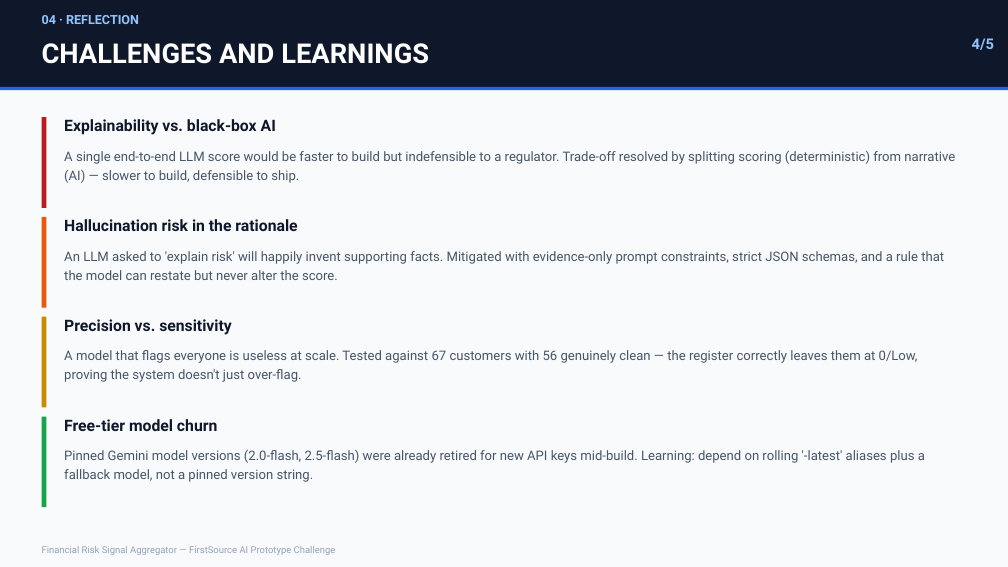
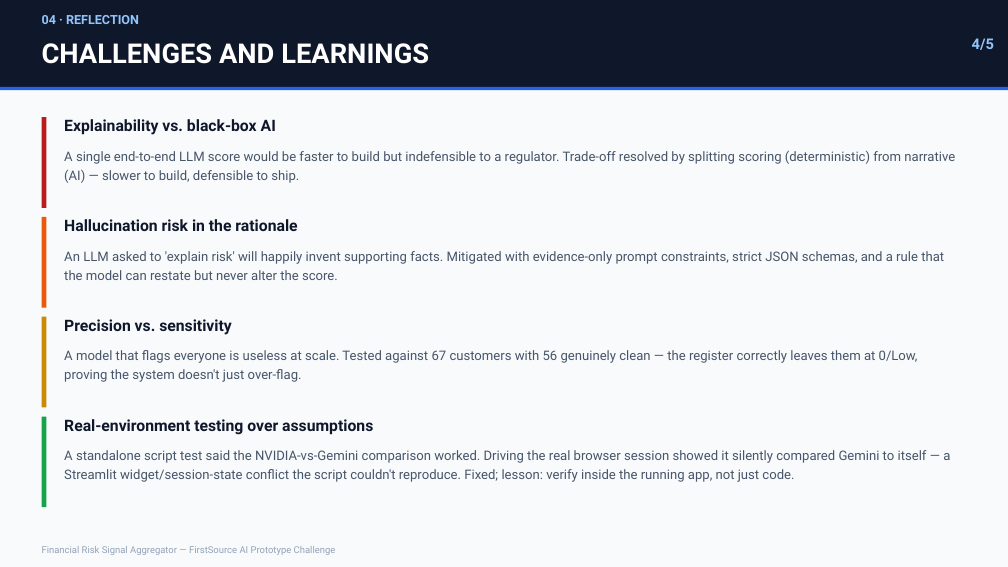
Before and after one commit to ramkumar03ace/Financial-Risk-Signal-Aggregator, a slide deck: slide 4 of docs/Financial_Risk_Signal_Aggregator_Deck.pptx. Drawn at 1008x567 pixels with LibreOffice and Linux fonts; fonts in the diff are those of the drawing. Boxes give left, top, right and bottom in pixels: in the first picture for what was removed or moved away, otherwise in the second. Text is boxed around its words. In the diff, an @@ line names an element or a change of style, - is before the commit and + after.

```diff
--- a/docs/Financial_Risk_Signal_Aggregator_Deck.pptx
+++ b/docs/Financial_Risk_Signal_Aggregator_Deck.pptx
@@ text at (x1=64, y1=419, x2=373, y2=435): text changed @@
-Free-tier model churn
+Real-environment testing over assumptions
@@ text at (x1=64, y1=450, x2=950, y2=482): text changed @@
-Pinned Gemini model versions (2.0-flash, 2.5-flash) were already retired for new API keys mid-build. Learning: depend on rolling '-latest' aliases plus a fallback model, not a pinned version string.
+A standalone script test said the NVIDIA-vs-Gemini comparison worked. Driving the real browser session showed it silently compared Gemini to itself — a Streamlit widget/session-state conflict the script couldn't reproduce. Fixed; lesson: verify inside the running app, not just code.
```
Also in this commit, not shown: 3 other slides changed, 9 other files.
